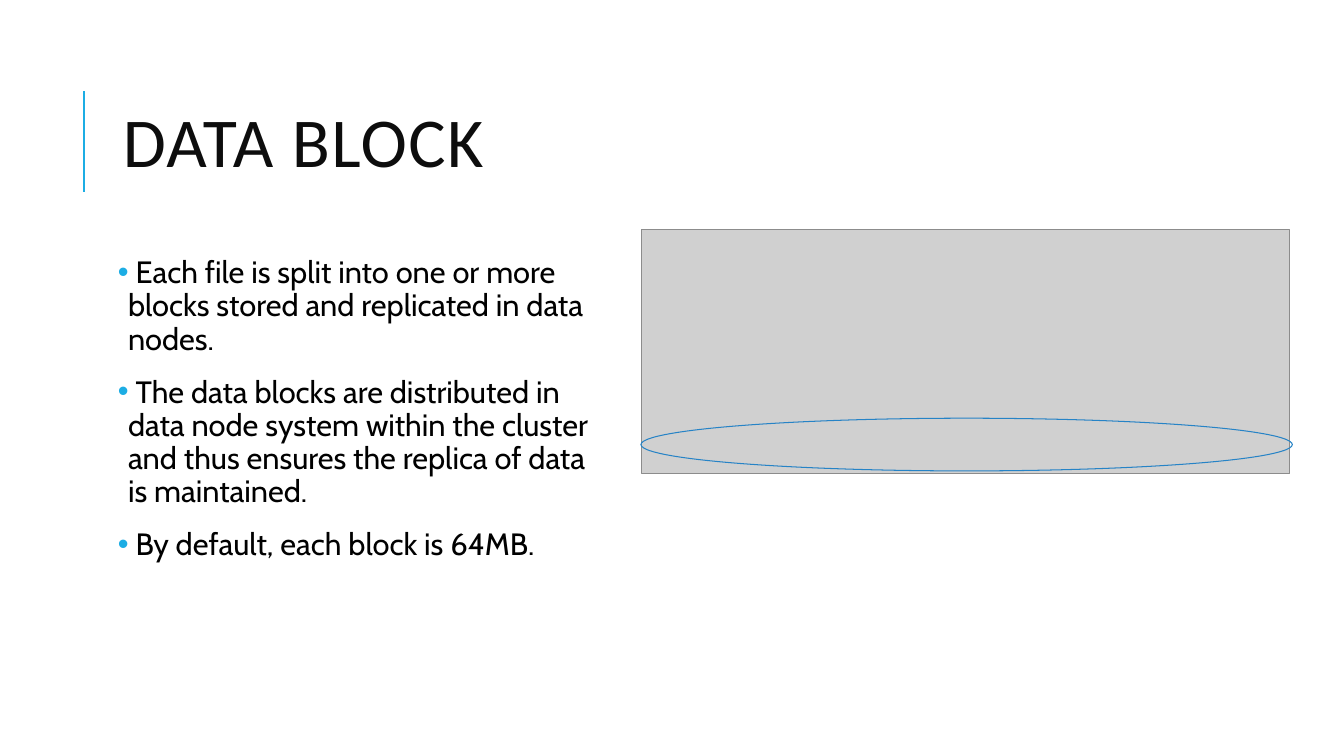
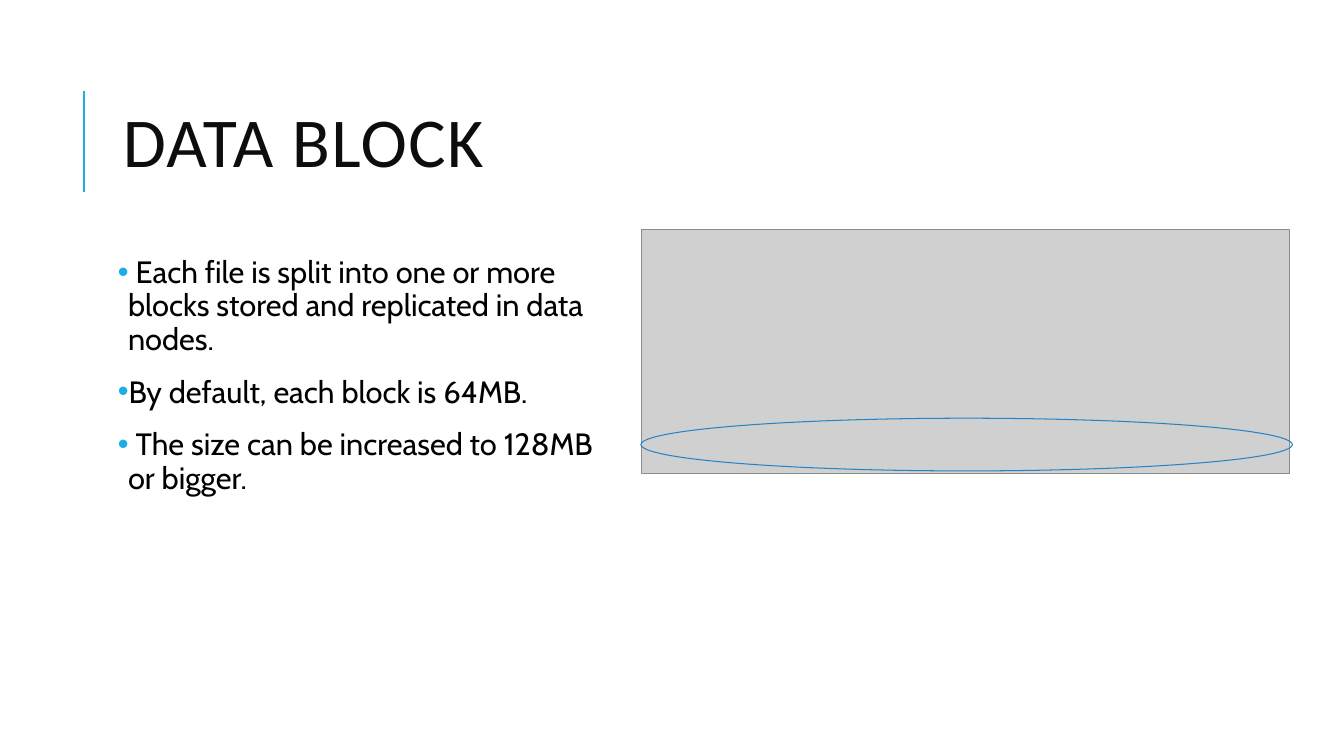
Before and after one commit to dsjili/eecs4314, a slide deck: slide 12 of Julian_Assignment1_10162016.pptx. Drawn at 1344x756 pixels with LibreOffice and Linux fonts; fonts in the diff are those of the drawing; grey boxes stand for pictures. Boxes give left, top, right and bottom in pixels: in the first picture for what was removed or moved away, otherwise in the second. Text is boxed around its words. In the diff, an @@ line names an element or a change of style, - is before the commit and + after.

```diff
--- a/Julian_Assignment1_10162016.pptx
+++ b/Julian_Assignment1_10162016.pptx
@@ text at <box>128,380,588,503</box>: paragraph removed @@
-• The data blocks are distributed in data node system within the cluster and thus ensures the replica of data is maintained.
@@ text at <box>128,432,593,495</box>: paragraph added @@
+• The size can be increased to 128MB or bigger.
```
Also in this commit, not shown: 1 slide added.
